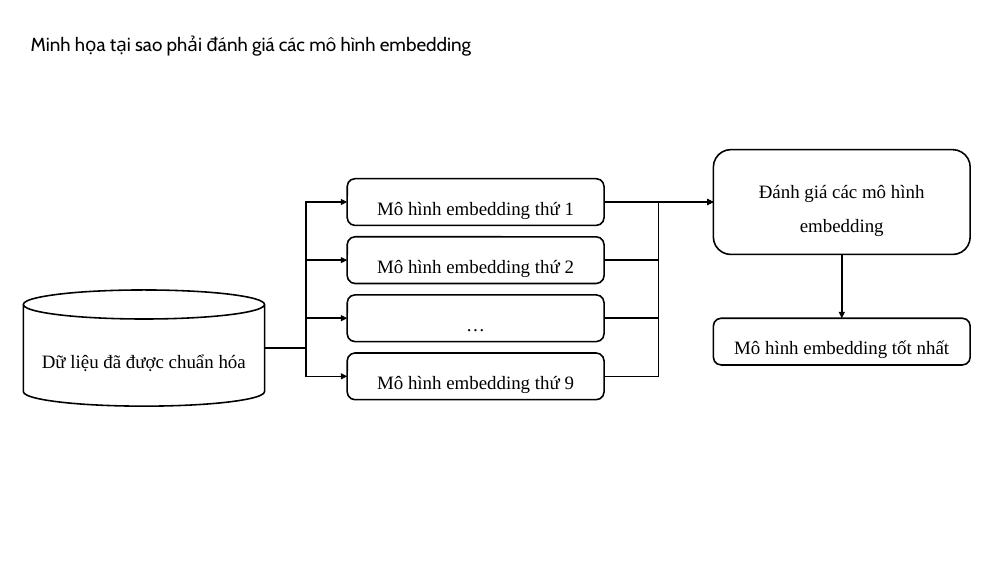
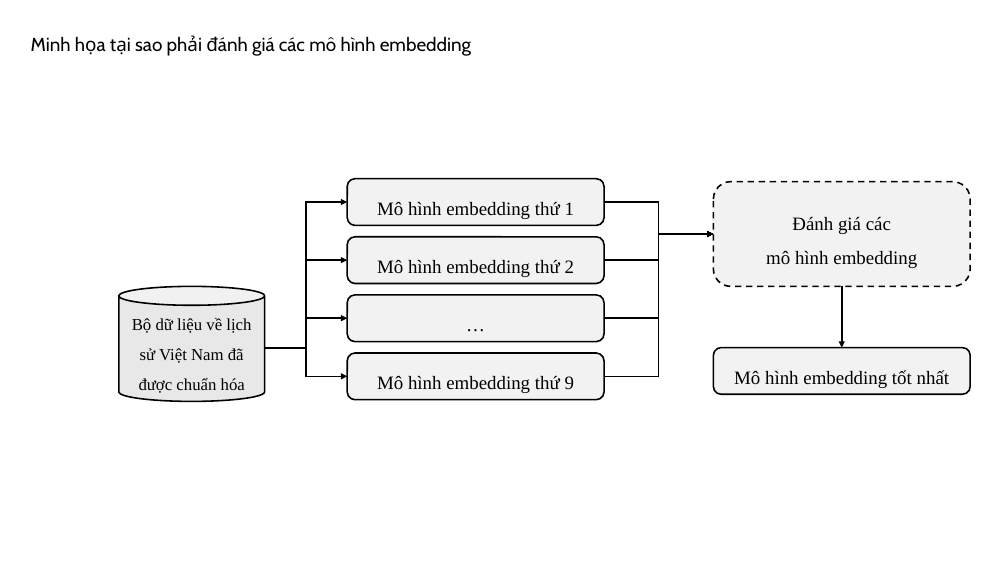
Before and after one commit to ngovanuc/Vietnamese_History_Chatbot, a slide deck: slide 7 of documents/hinh_ve_trong_cao_cao_do_an.pptx. Drawn at 1008x567 pixels with LibreOffice and Linux fonts; fonts in the diff are those of the drawing. Boxes give left, top, right and bottom in pixels: in the first picture for what was removed or moved away, otherwise in the second. Text is boxed around its words. In the diff, an @@ line names an element or a change of style, - is before the commit and + after.

```diff
--- a/documents/hinh_ve_trong_cao_cao_do_an.pptx
+++ b/documents/hinh_ve_trong_cao_cao_do_an.pptx
@@ elbow arrow moved from (604, 202) - (714, 202) to (604, 202) - (714, 234) @@
@@ rounded rectangle "Đánh giá các" at (714,181,971,287): fill #FFFFFF to #F2F2F2; outline #000000 1.5 pt to #000000 1.5 pt dashed @@
@@ elbow arrow moved from (604, 377) - (714, 202) to (604, 377) - (714, 234) @@
@@ elbow arrow moved from (604, 318) - (714, 202) to (604, 318) - (714, 234) @@
@@ elbow arrow moved from (604, 260) - (714, 202) to (604, 260) - (714, 234) @@
@@ text in rounded rectangle at (766,217,917,268): spaces changed @@
-Đánh giá các mô hình
-embedding
+Đánh giá các
+mô hình embedding
@@ cylinder "Bộ dữ liệu về lịch ...": place and size @@
-cylinder "Bộ dữ liệu về lịch ..." at (23,290,265,407)
+cylinder "Bộ dữ liệu về lịch ..." at (119,287,265,402)
@@ cylinder "Bộ dữ liệu về lịch ..." at (119,287,265,402): fill #FFFFFF to #E8E8E8; proportions changed @@
@@ 2 rounded rectangles, 1 arrow: place and size @@
-2 rounded rectangles, 1 arrow at (714,150,971,365)
+2 rounded rectangles, 1 arrow at (714,181,971,395)
@@ text in cylinder at (132,318,251,393): text changed; size 18 to 16 pt @@
-Dữ liệu đã được chuẩn hóa
+Bộ dữ liệu về lịch sử Việt Nam đã được chuẩn hóa
@@ rounded rectangle "Mô hình embedding tốt nhất" at (714,348,971,395): fill #FFFFFF to #F2F2F2 @@
```
Also in this commit, not shown: 1 other slide changed, 8 slides added, 4 slides removed, 1 other file.
